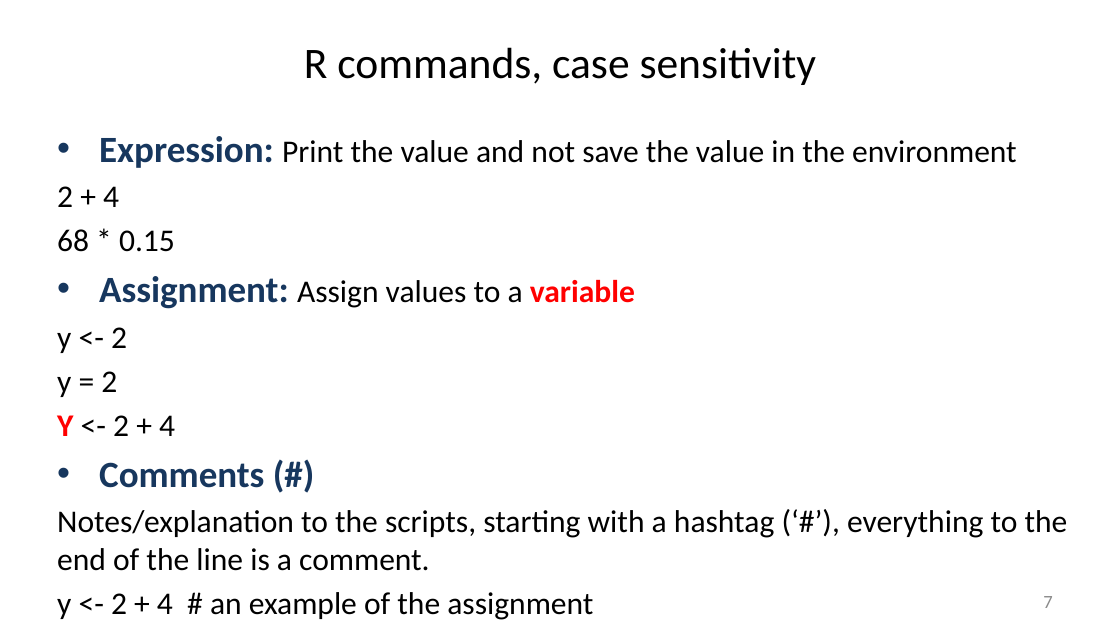
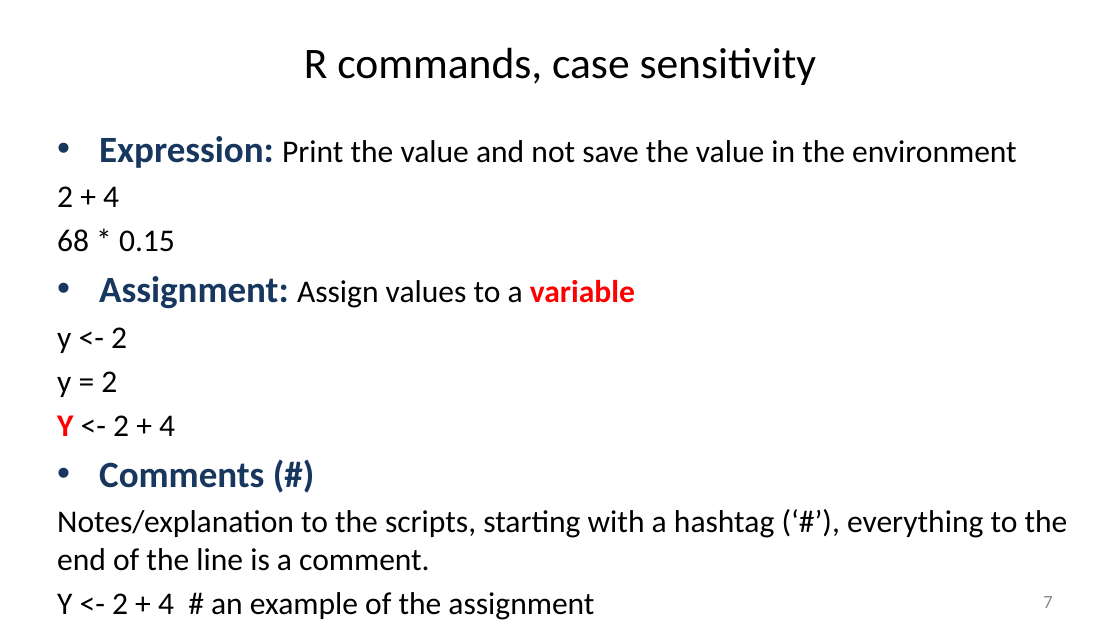
Before and after one commit to liu3zhenlab/teaching, a slide deck: slide 7 of PLPTH813Bioinformatis/2025/1_lecture/lecture09_R.pptx. Drawn at 1120x630 pixels with LibreOffice and Linux fonts; fonts in the diff are those of the drawing. Boxes give left, top, right and bottom in pixels: in the first picture for what was removed or moved away, otherwise in the second. Text is boxed around its words. In the diff, an @@ line names an element or a change of style, - is before the commit and + after.

```diff
--- a/PLPTH813Bioinformatis/2025/1_lecture/lecture09_R.pptx
+++ b/PLPTH813Bioinformatis/2025/1_lecture/lecture09_R.pptx
@@ text at (57, 592, 594, 620): text changed @@
-y <- 2 + 4 # an example of the assignment
+Y <- 2 + 4 # an example of the assignment
```
Also in this commit, not shown: 6 other slides changed, 1 slide added, 2 other files.
